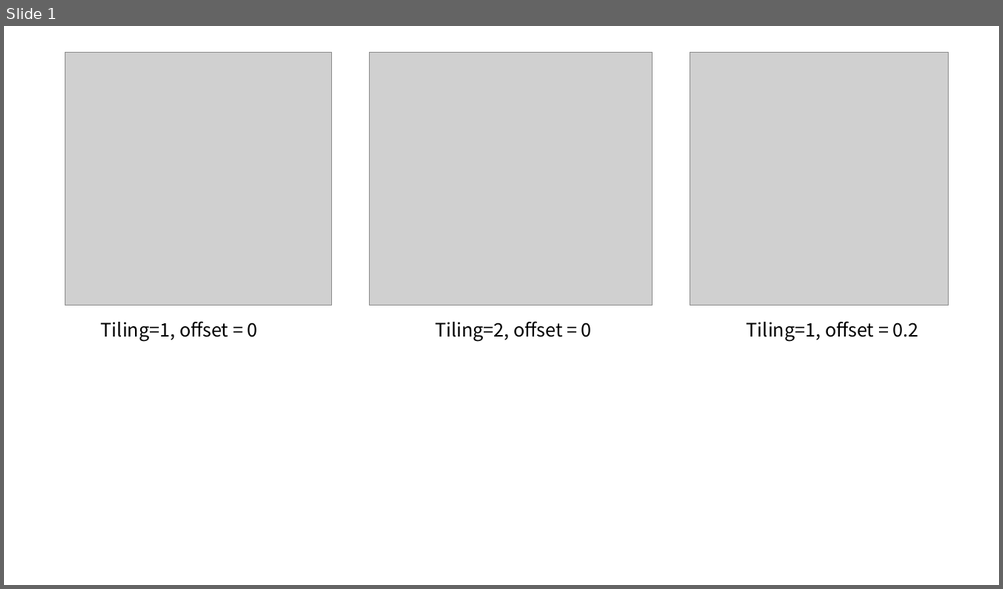
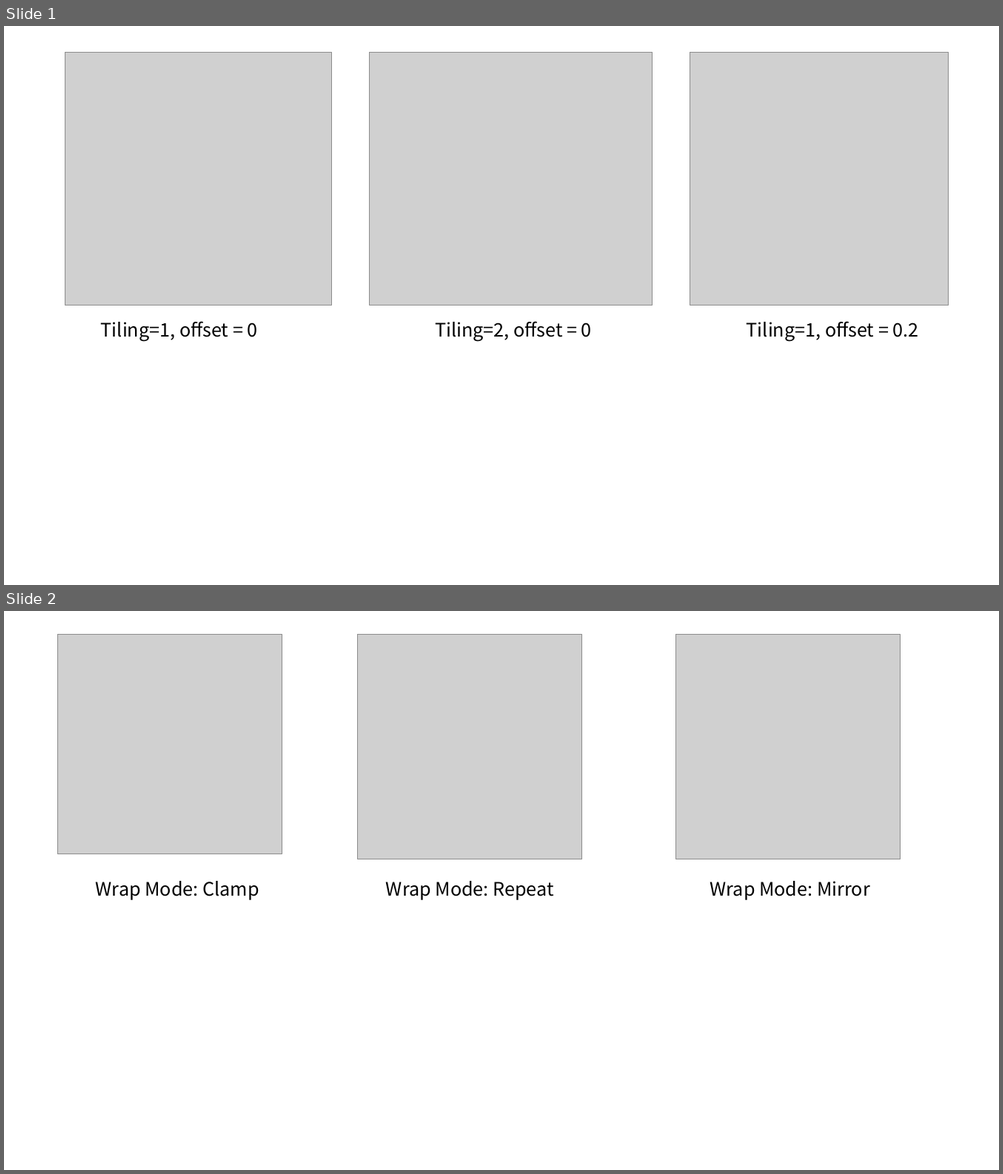
Before and after one commit to YYHHOrganization/PrepareForWorkNotes, a slide deck: 计算机图形学/图形学教程/Leson_9.pptx. Shown one above the other, each under a label of ours: slide 1 before the commit, slides 1 and 2 after it. The pictures are 1003x589 and 1003x1174 pixels, drawn with LibreOffice and Linux fonts; fonts in the diff are those of the drawing; grey boxes stand for pictures. Boxes give left, top, right and bottom in pixels: in the first picture for what was removed or moved away, otherwise in the second. Text is boxed around its words. In the diff, an @@ line names an element or a change of style, - is before the commit and + after.

```diff
--- a/计算机图形学/图形学教程/Leson_9.pptx
+++ b/计算机图形学/图形学教程/Leson_9.pptx
@@ slide 2 added at [4,611,999,1170], background #FFFFFF @@
@@ picture added at [58,635,282,854] @@
@@ picture added at [358,635,581,860] @@
@@ picture added at [675,635,899,860] @@
@@ text added at [96,881,259,900], 18 pt, text #000000 @@
+Wrap Mode: Clamp
@@ text added at [386,881,553,900], 18 pt, text #000000 @@
+Wrap Mode: Repeat
@@ text added at [710,881,870,900], 18 pt, text #000000 @@
+Wrap Mode: Mirror
```
Also in this commit, not shown: 11 other files.
